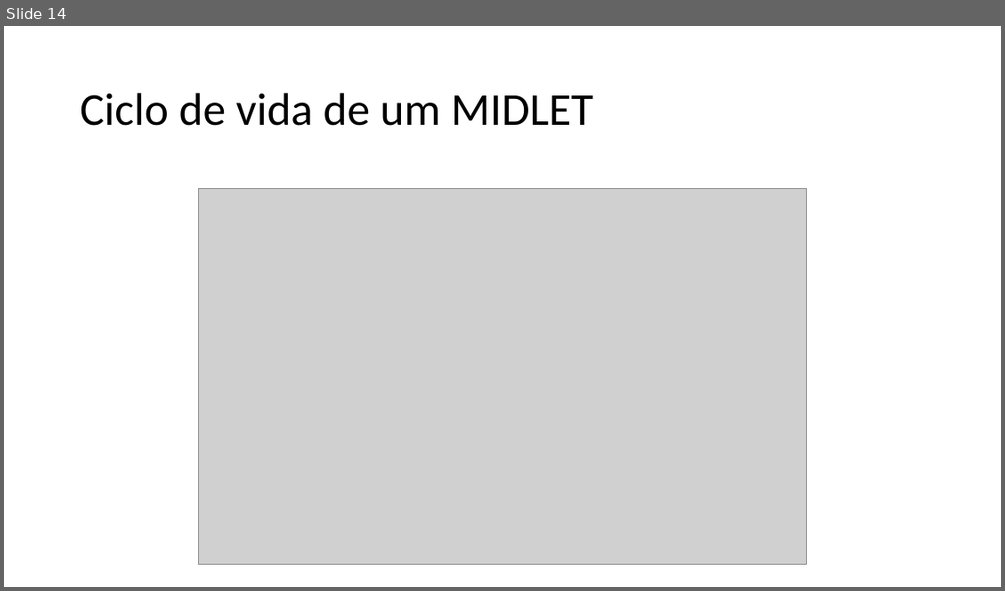
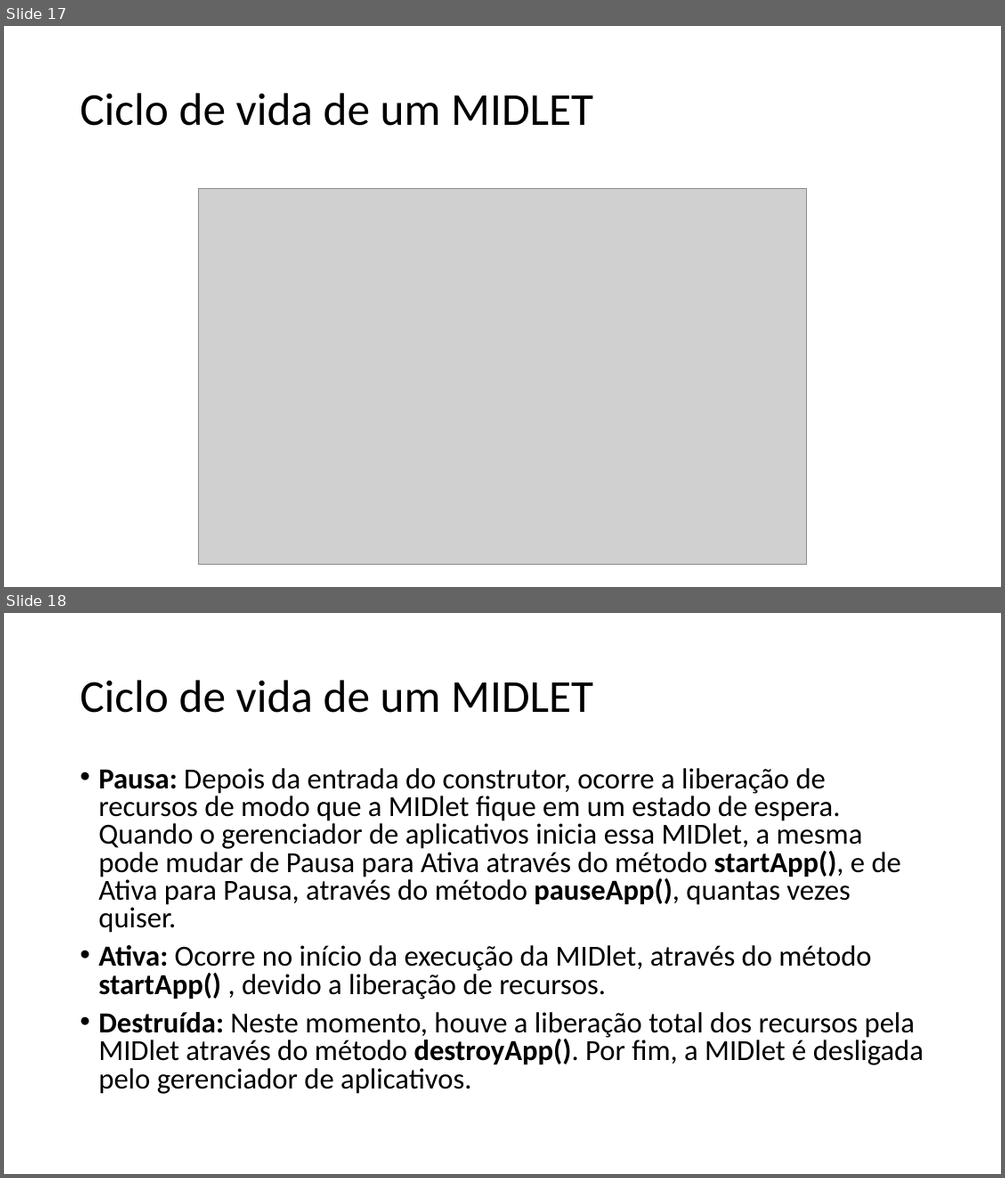
Before and after one commit to EdilvaCarvalho/Primeira-Atividade-PDM, a slide deck: PDM.pptx. Shown one above the other, each under a label of ours: slide 14 before the commit, slides 17 and 18 after it. The pictures are 1005x591 and 1005x1178 pixels, drawn with LibreOffice and Linux fonts; fonts in the diff are those of the drawing; grey boxes stand for pictures. Boxes give left, top, right and bottom in pixels: in the first picture for what was removed or moved away, otherwise in the second. Text is boxed around its words. In the diff, an @@ line names an element or a change of style, - is before the commit and + after.

```diff
--- a/PDM.pptx
+++ b/PDM.pptx
@@ slide 18 added at (4, 613, 1001, 1174), background #FFFFFF @@
@@ title added at (80, 680, 593, 713), 44 pt, text #000000 @@
+Ciclo de vida de um MIDLET
@@ text added at (98, 768, 923, 1094), 28 pt, text #000000 @@
+• Pausa: Depois da entrada do construtor, ocorre a liberação de recursos de modo que a MIDlet fique em um estado de espera. Quando o gerenciador de aplicativos inicia essa MIDlet, a mesma pode mudar de Pausa para Ativa através do método startApp(), e de Ativa para Pausa, através do método pauseApp(), quantas vezes quiser.
+• Ativa: Ocorre no início da execução da MIDlet, através do método startApp() , devido a liberação de recursos.
+• Destruída: Neste momento, houve a liberação total dos recursos pela MIDlet através do método destroyApp(). Por fim, a MIDlet é desligada pelo gerenciador de aplicativos.
@@ what was slide 14 is now slide 17 @@
```
Also in this commit, not shown: 1 slide changed, 3 other slides added.
